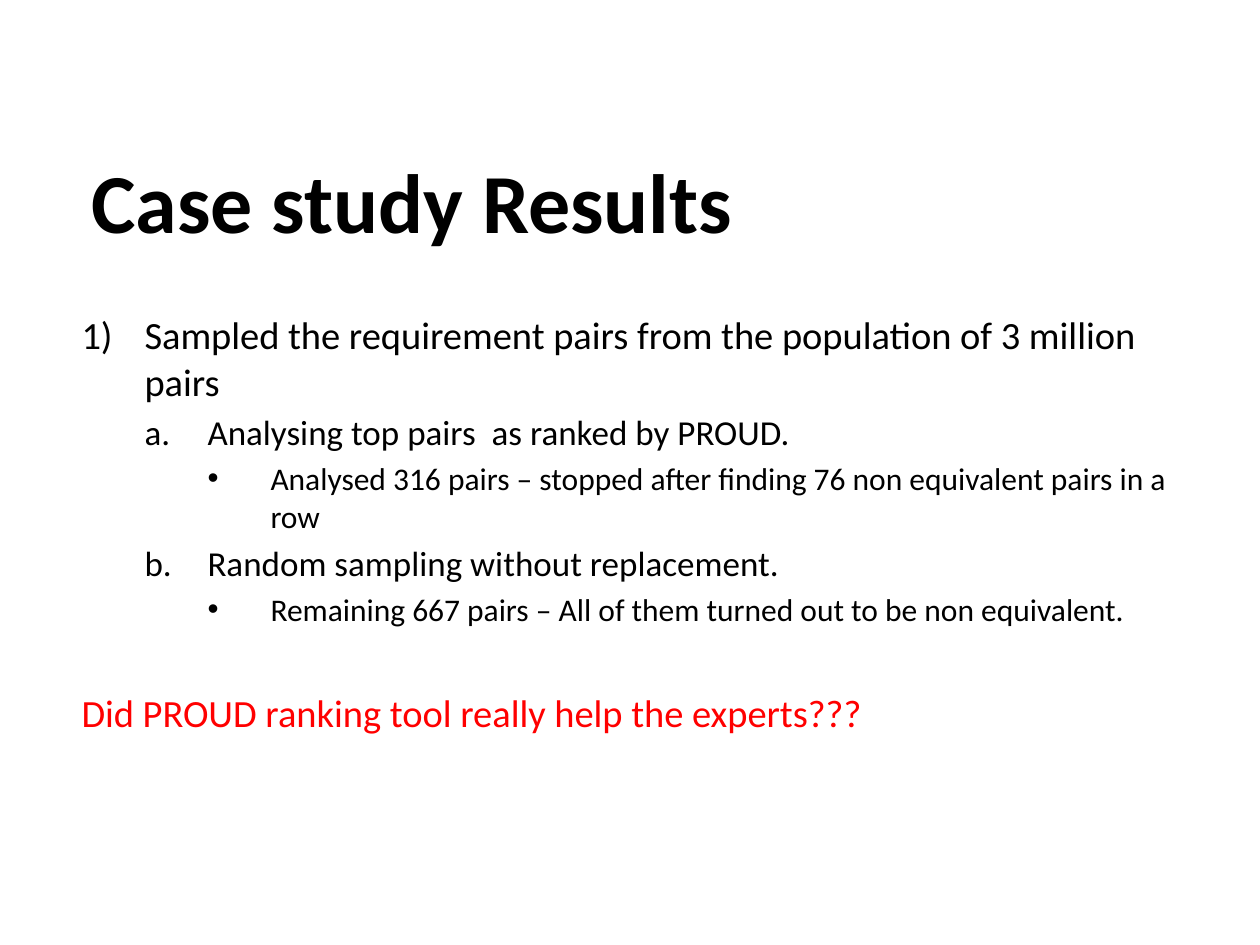
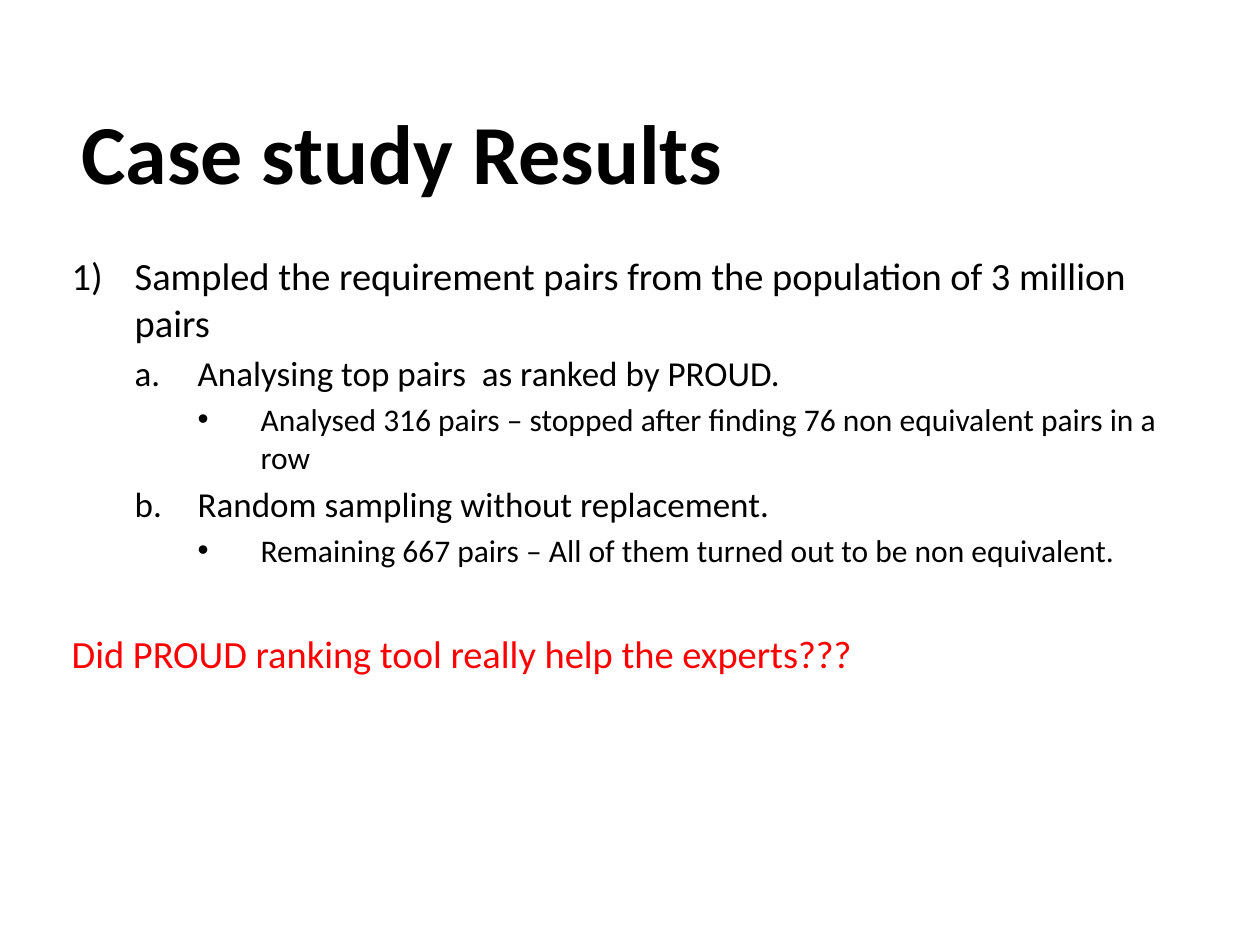
Before and after one commit to sindhusha-t/ASE-Lab-Assignments, a slide deck: slide 9 of Journal_presentation/The Effort Savings from Using NLP to Classify.pptx. Drawn at 1260x945 pixels with LibreOffice and Linux fonts; fonts in the diff are those of the drawing; background and template pictures are left out. Boxes give left, top, right and bottom in pixels: in the first picture for what was removed or moved away, otherwise in the second. Text is boxed around its words. In the diff, an @@ line names an element or a change of style, - is before the commit and + after.

```diff
--- a/Journal_presentation/The Effort Savings from Using NLP to Classify.pptx
+++ b/Journal_presentation/The Effort Savings from Using NLP to Classify.pptx
@@ title "Case study Results": place and size @@
-title "Case study Results" at bbox=[91, 174, 732, 247]
+title "Case study Results" at bbox=[82, 125, 722, 198]
@@ subtitle "Sampled the requirement pairs from ...": place and size @@
-subtitle "Sampled the requirement pairs from ..." at bbox=[82, 322, 1165, 734]
+subtitle "Sampled the requirement pairs from ..." at bbox=[72, 263, 1156, 675]
```
Also in this commit, not shown: 15 other slides changed.
